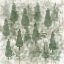
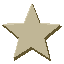
Comparing the layer stacks of the two (64, 64) images. Changes:
added layer "Layer #25" above "Layer #6" over [2, 4, 62, 61]
hid "Layer #19", painted on it over [0, 0, 64, 64]
